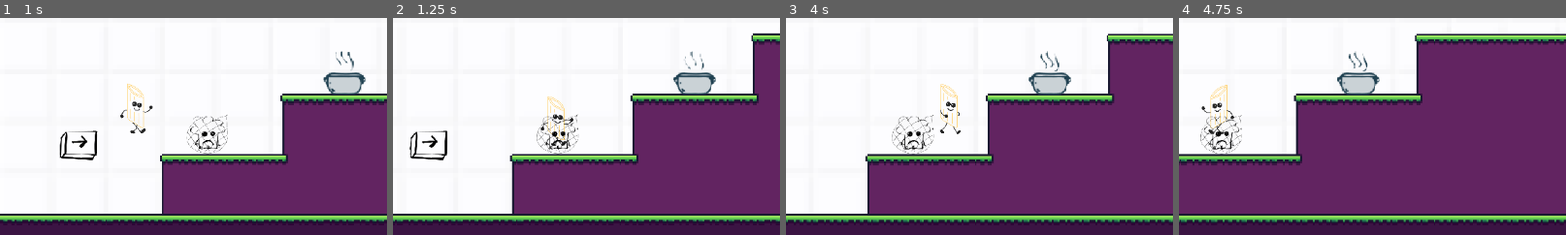
Above: before the commit, frames 1-4 (left to right).
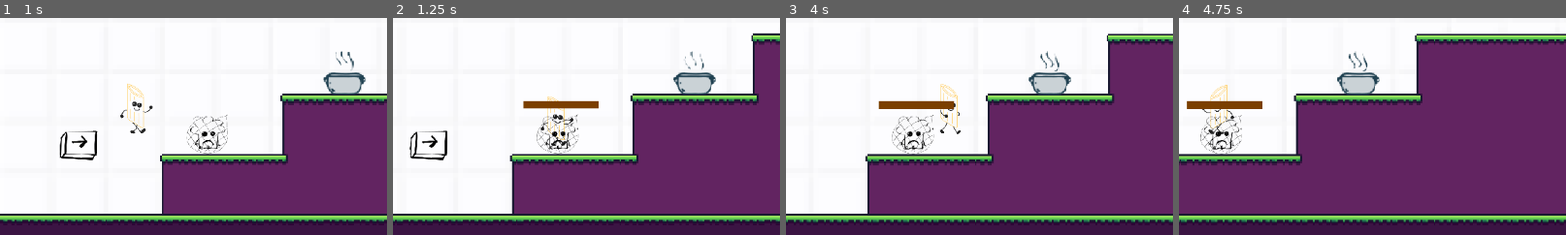
Above: after the commit, the same moments.

Repository: johannaeklundh/penneforyourlife
Game: Godot game, scene res://Assets/Scenes/Areas/area_1.tscn
Two runs of this game, one before a commit and one after it. Both use one fixed random seed, a clock stepped at 60 frames per second and the inputs below.
Inputs:
- Up to frame 1 (1 s): tap Enter at 0.5 s; hold Right (move_right) from 0.53 s (still down); tap E (interact) at 0.6 s; tap Space (jump) at 0.77 s
- Up to frame 2 (1.25 s): keep holding Right (move_right)
- Up to frame 3 (4 s): tap E (interact) every 0.75 s from 1.35 to 3.6 s; tap Space (jump) at 1.52, 3.02, 3.77 s; release Right (move_right) at 2.03 s; hold Left (move_left) 2.03-2.78 s; hold Right (move_right) from 2.78 s (still down)
- Up to frame 4 (4.75 s): release Right (move_right) at 4.28 s; hold Left (move_left) from 4.28 s (still down); tap E (interact) at 4.35 s; tap Space (jump) at 4.52 s
The pictures show only the part of the screen within x 27-77%, y 50-100%; the shares and areas given below are measured in that part.

Frame 1 is identical in both runs. In frame 2, 0.8% of the frame differs, in the area x 33-54%, y 37-42%; in frame 3, 0.8%, in the area x 23-44%, y 37-42%; in frame 4, 0.8%.

Commit message:
progressbar for freeing a friend

Diff:
--- a/Assets/Scenes/Areas/area_1.tscn
+++ b/Assets/Scenes/Areas/area_1.tscn
@@ -11,6 +11,8 @@
 [ext_resource type="Texture2D" uid="uid://cj527o0asfxi1" path="res://Assets/Sprites/spaceButton.png" id="9_0ufq0"]
 [ext_resource type="Script" uid="uid://mi2edq0k7tpa" path="res://Assets/Scripts/friend.gd" id="10_u1wc8"]
 [ext_resource type="Texture2D" uid="uid://bxaatymga5ut3" path="res://Assets/Sprites/broccoli.png" id="11_7lgy5"]
+[ext_resource type="Texture2D" uid="uid://0sc2axlqm3rd" path="res://Assets/Sprites/rope_under.png" id="12_6rwvx"]
+[ext_resource type="Texture2D" uid="uid://0hpuuk3mm7sp" path="res://Assets/Sprites/rope_progress.png" id="13_xl8b6"]
 
 [sub_resource type="TileSetAtlasSource" id="TileSetAtlasSource_3uyhe"]
 texture = ExtResource("1_uidp5")
@@ -457,7 +459,9 @@
 "speed": 5.0
 }]
 
-[sub_resource type="CircleShape2D" id="CircleShape2D_7lgy5"]
+[sub_resource type="CapsuleShape2D" id="CapsuleShape2D_7lgy5"]
+radius = 5.0
+height = 21.0
 
 [node name="Area1" type="Node2D"]
 script = ExtResource("1_7fk0h")
@@ -546,8 +550,19 @@
 [node name="Area2D" type="Area2D" parent="Friend"]
 
 [node name="CollisionShape2D" type="CollisionShape2D" parent="Friend/Area2D"]
-position = Vector2(105, -46)
-scale = Vector2(1.5, 1.5)
-shape = SubResource("CircleShape2D_7lgy5")
+position = Vector2(106, -42)
+rotation = 1.5708
+scale = Vector2(2, 2)
+shape = SubResource("CapsuleShape2D_7lgy5")
+
+[node name="RopeBar" type="TextureProgressBar" parent="Friend"]
+offset_left = 87.0
+offset_top = -60.0
+offset_right = 287.0
+offset_bottom = -40.0
+scale = Vector2(0.2, 0.2)
+max_value = 20.0
+texture_under = ExtResource("12_6rwvx")
+texture_progress = ExtResource("13_xl8b6")
 
 [connection signal="body_entered" from="BoilingPot/Area2D" to="." method="_on_area_2d_body_entered"]
--- a/Assets/Scripts/friend.gd
+++ b/Assets/Scripts/friend.gd
@@ -2,28 +2,52 @@
 
 @onready var anim_sprite: AnimatedSprite2D = $AnimatedSprite2D
 @onready var area: Area2D = $Area2D
+@onready var rope_bar: TextureProgressBar = $RopeBar
 
 var player_near := false
 var freed := false
+var press_count := 0
+const PRESS_LIMIT := 20
 
 func _ready() -> void:
-	anim_sprite.frame = 0  # start with sad
+	anim_sprite.frame = 0  # start sad
+	rope_bar.hide()
+	rope_bar.min_value = 0
+	rope_bar.max_value = PRESS_LIMIT
+	rope_bar.value = 0
 	area.body_entered.connect(_on_area_body_entered)
 	area.body_exited.connect(_on_area_body_exited)
 
 func _process(_delta: float) -> void:
 	if player_near and not freed and Input.is_action_just_pressed("interact"):
-		_free_friend()
+		press_count += 1
+		rope_bar.value = press_count
+
+		#rope_bar.scale = Vector2(0.3, 0.3)
+		#rope_bar.create_tween().tween_property(rope_bar, "scale", Vector2(0.2, 0.2), 0.1)
+		shake_bar()
+
+		if press_count >= PRESS_LIMIT:
+			_free_friend()
 
 func _on_area_body_entered(body: Node2D) -> void:
-	if body.name == "Player":
+	if body.name == "Player" and not freed:
 		player_near = true
+		rope_bar.show()
 
 func _on_area_body_exited(body: Node2D) -> void:
-	if body.name == "Player":
+	if body.name == "Player" and not freed:
 		player_near = false
+		rope_bar.hide()
 
 func _free_friend() -> void:
 	freed = true
-	anim_sprite.frame = 1  # change to happy
+	anim_sprite.frame = 1  # happy
+	rope_bar.hide()
 	print("Friend is freed!")
+
+func shake_bar():
+	var tween = create_tween()
+	tween.tween_property(rope_bar, "position:x", rope_bar.position.x + 3, 0.05)
+	tween.tween_property(rope_bar, "position:x", rope_bar.position.x - 3, 0.05)
+	tween.tween_property(rope_bar, "position:x", rope_bar.position.x, 0.05)
--- a/Assets/forward_button.gd
+++ /dev/null
@@ -1,19 +0,0 @@
-extends AnimatedSprite2D
-
-@export var delay_before_show := 2.0 # seconds to wait before showing
-
-func _ready():
-	if not GameState.start_prompt_shown:
-		hide()  # start hidden
-		# Show after delay
-		await get_tree().create_timer(delay_before_show).timeout
-		show()
-		play("forwardButton")  # start the blinking animation
-	else:
-		hide()
-
-func _process(_delta):
-	if visible and Input.is_action_just_pressed("ui_right"): # right arrow
-		GameState.start_prompt_shown = true
-		hide()  # hide forever
-		stop()  # stop animation
Not shown: 1 places in Assets/Scenes/Areas/area_1.tscn that only renumber resources
Binary file added: Assets/Sprites/rope_progress.png
Not shown, added: Assets/Sprites/rope_progress.png.import
Binary file added: Assets/Sprites/rope_under.png
Not shown, added: Assets/Sprites/rope_under.png.import
Not shown, removed: Assets/forward_button.gd.uid
